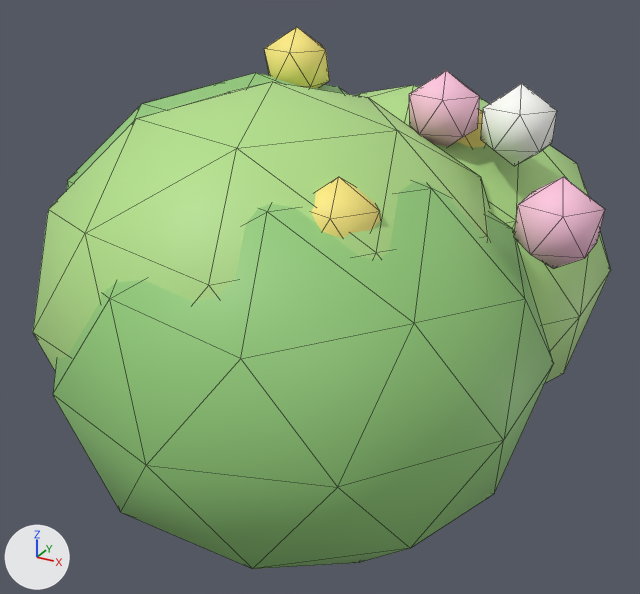
The Blender file source-art/bayview/bush.blend as it was, and as the next commit left it.
Before and after are seen from a 50 mm lens placed at (1.06, -2.4, 1.66), pointed at (-0.22, -0.07, 0.49). The lights are fixed; the arrows at lower left show +X, +Y and +Z. The older version comes first. Mesh edges are drawn as thin lines.

Script lines for the objects in view, before the commit:
```python
mat_leaf = principled_material('Leaf')
mat_leaf.base_color = (0.3, 0.62, 0.2)  # green #95ce7c
mat_leaf.roughness = 0.55
mat_leaflight = principled_material('LeafLight')
mat_leaflight.base_color = (0.46, 0.76, 0.26)  # green #b5e28b
mat_leaflight.roughness = 0.55
me_icosphere = bpy.data.meshes.new('Icosphere')
me_icosphere.from_pydata(...)  # 282 vertices, 520 faces; spans x -0.98..0.89, y -0.78..1.38, z -0.72..0.67
me_icosphere.polygons.foreach_set('use_smooth', [True] * 520)
# faces by material slot: [240, 160, 60, 40, 20]
me_icosphere.materials.append(mat_leaflight)  # green #b5e28b
me_icosphere.materials.append(mat_leaf)  # green #95ce7c
me_icosphere.materials.append(mat_floweryellow)  # yellow #ffec81
me_icosphere.materials.append(mat_flowerpink)  # pink #ffc5df
me_icosphere.materials.append(mat_flowerwhite)  # white #fffffc
ob_visual = bpy.data.objects.new('Visual', me_icosphere)
ob_visual.location = (-0.211, -0.349, 0.63)
```
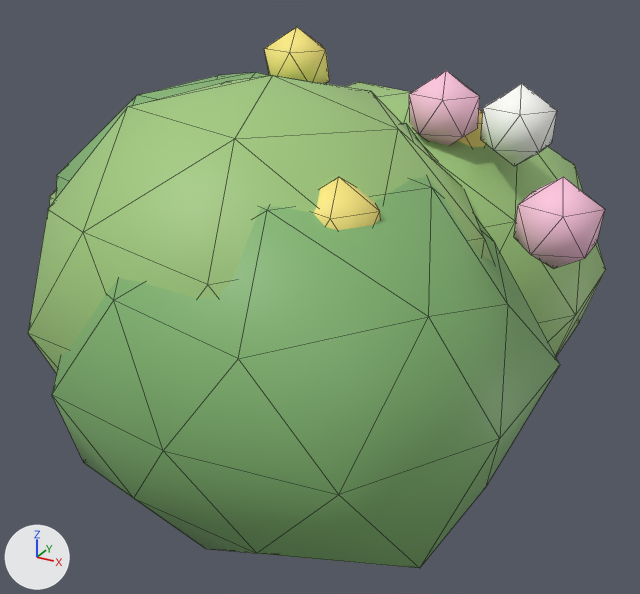
Boxes [x1, y1, x2, y2] around the edits, measured in the pictures (640 x 594 px; the box of a moved part takes in the faces that stretch with it):
'Visual', recoloured, reshaped: before [33, 27, 611, 569]; after [28, 27, 606, 568]
part 1 of me_icosphere, moved or reshaped: before [33, 73, 611, 569]; after [28, 72, 606, 568]

The change, as a list of edits to the scene's bpy script:
```text
Change mat_leaflight:
    mat_leaflight.base_color: (0.46, 0.76, 0.26) -> (0.36, 0.6, 0.21)  # green #b5e28b -> green #a2cb7e
Change mat_leaf:
    mat_leaf.base_color: (0.3, 0.62, 0.2) -> (0.23, 0.48, 0.17)  # green #95ce7c -> green #84b873
Change me_icosphere:
    used by ob_visual; location = (-0.211, -0.349, 0.63)
    remove me_icosphere.from_pydata(...)  # 282 vertices, 520 faces; spans x -0.98..0.89, y -0.78..1.38, z -0.72..0.67
    add me_icosphere.from_pydata(...)  # 282 vertices, 520 faces; spans x -0.95..0.89, y -0.72..1.4, z -0.74..0.67
    me_icosphere part 1: 178 of 282 vertices moved; they spanned x -0.98..0.8, y -0.78..1.38, z -0.72..0.6 and now span x -0.95..0.81, y -0.72..1.4, z -0.74..0.62; mean shift (0.0, 0.0, 0.0); largest move (0.07, 0.39, 0.45) -> (0.11, 0.39, 0.52)
```
